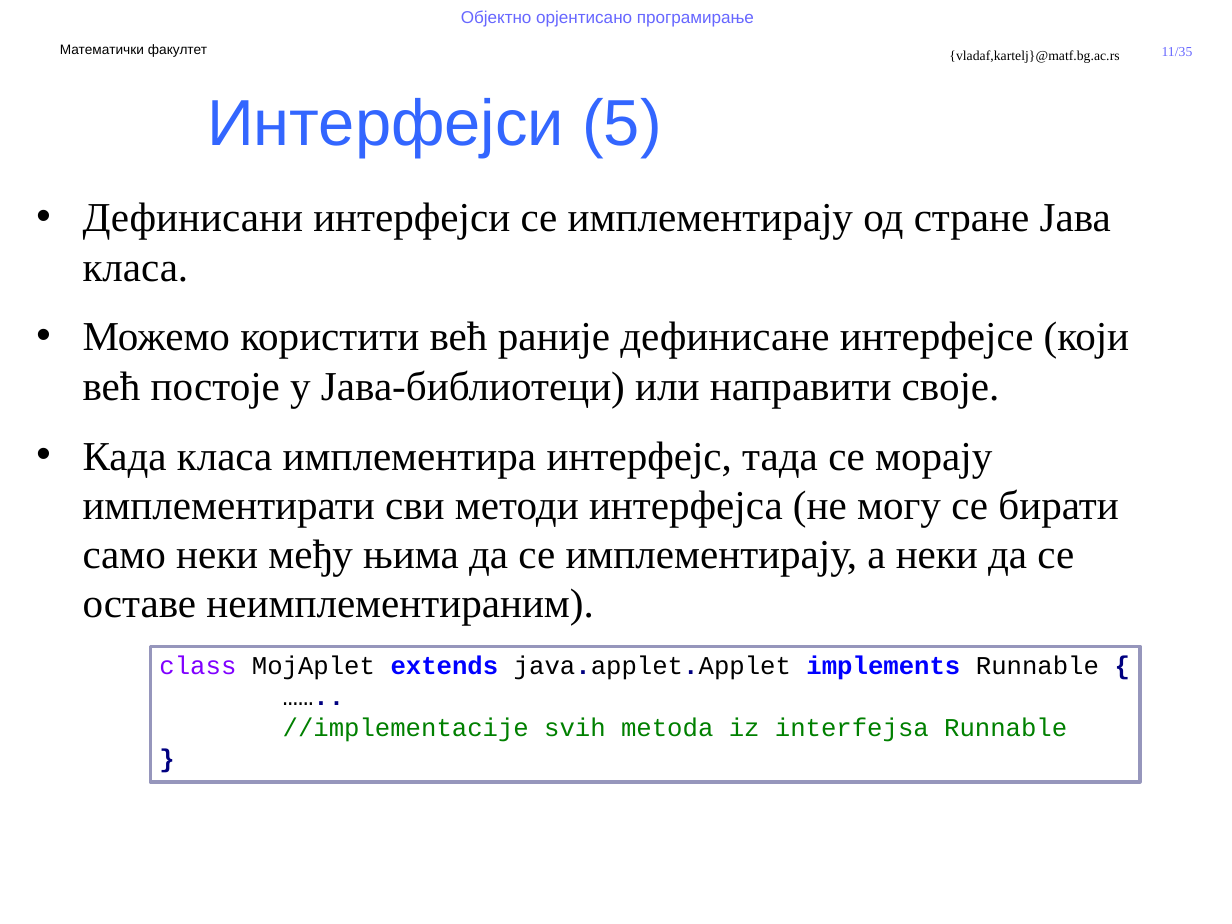
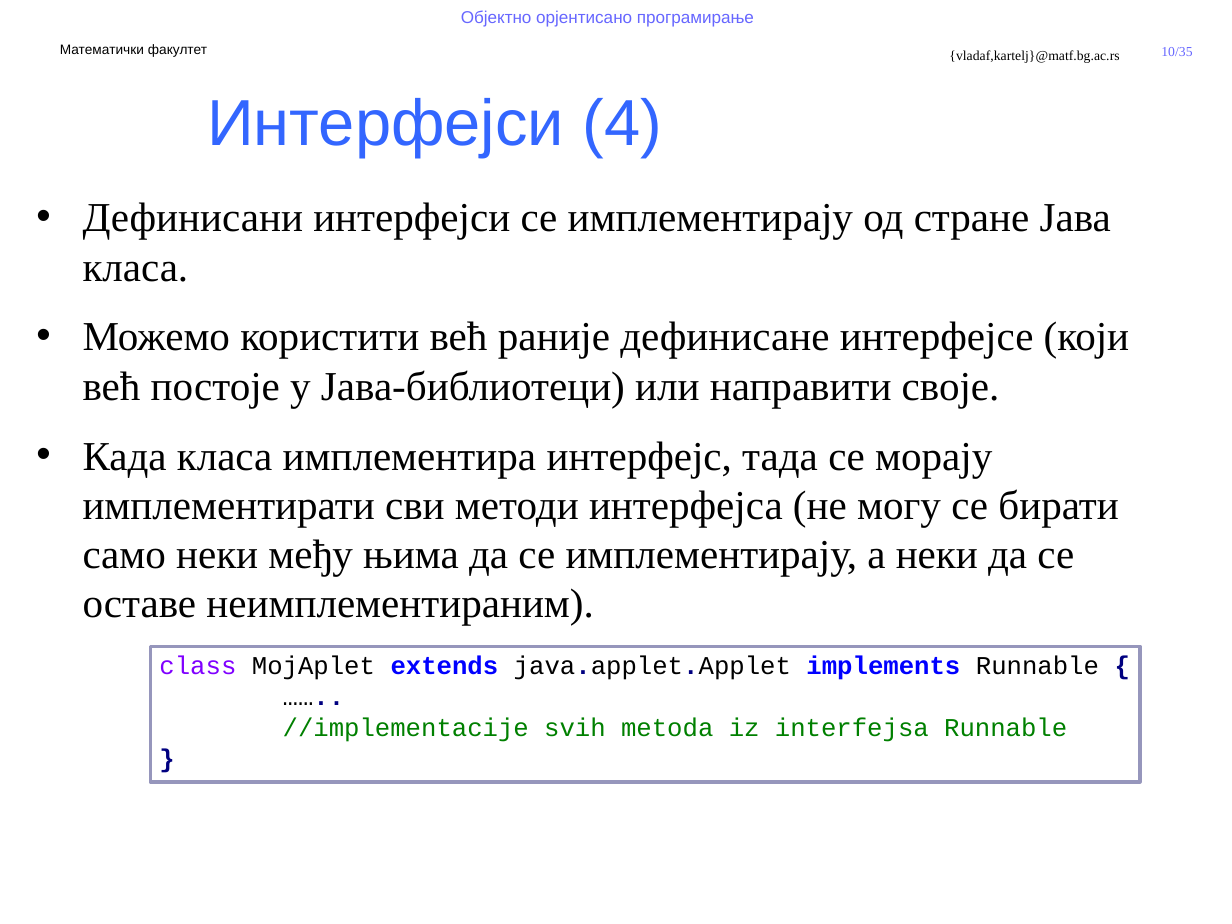
Before and after one commit to MatfOOP/OOP, a slide deck: slide 10 of predavanja/prezentacije/OOP11-Apstraktne klase i interfejsi.pptx (slide 11 before the commit). Drawn at 1232x924 pixels with LibreOffice and Linux fonts; fonts in the diff are those of the drawing; background and template pictures are left out. Boxes give left, top, right and bottom in pixels: in the first picture for what was removed or moved away, otherwise in the second. Text is boxed around its words. In the diff, an @@ line names an element or a change of style, - is before the commit and + after.

```diff
--- a/predavanja/prezentacije/OOP11-Apstraktne klase i interfejsi.pptx
+++ b/predavanja/prezentacije/OOP11-Apstraktne klase i interfejsi.pptx
@@ page number at (x1=1161, y1=47, x2=1192, y2=56): text changed @@
-11/35
+10/35
@@ text at (x1=207, y1=98, x2=662, y2=157): text changed @@
-Интерфејси (5)
+Интерфејси (4)
```
Also in this commit, not shown: 2 other slides changed, 20 other files.
